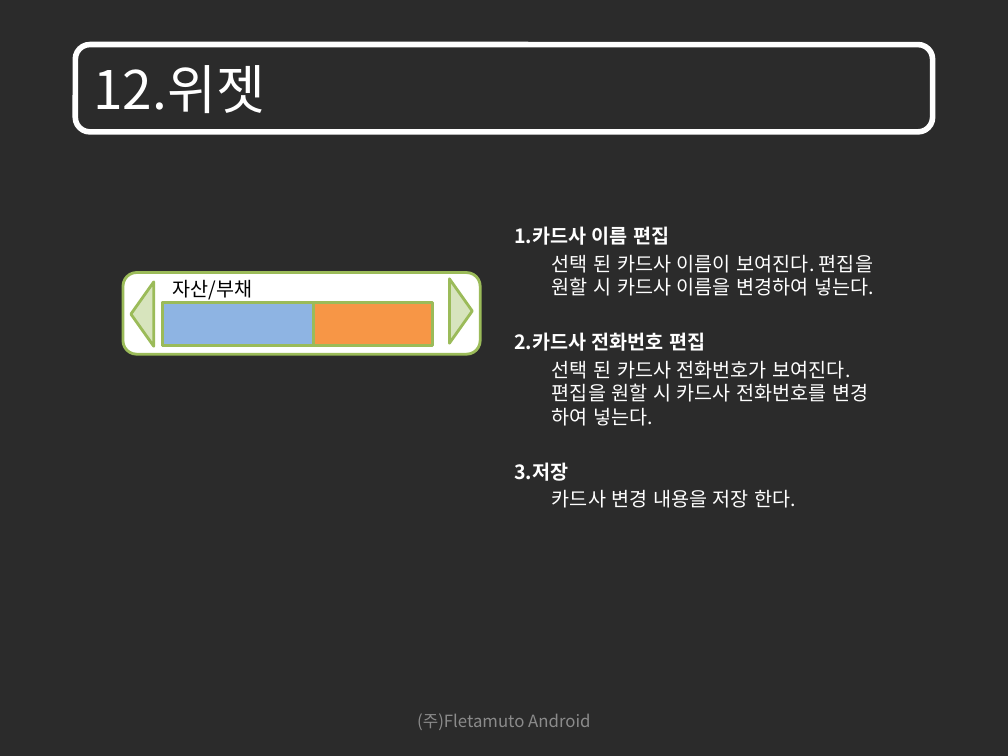
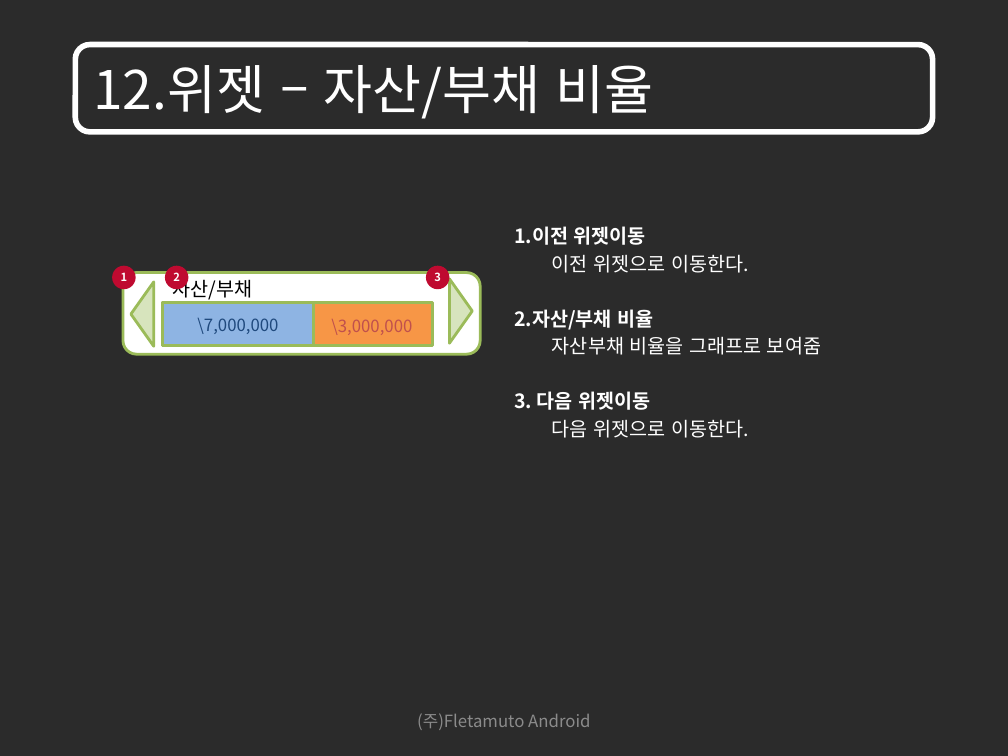
Before and after one commit to limjunghoon/fmfinance, a slide deck: slide 101 of trunk/DOC/GUI/GUI_Guide_For_Investment_Techniques_SW_101008_V1.2.pptx (slide 99 before the commit). Drawn at 1008x756 pixels with LibreOffice and Linux fonts; fonts in the diff are those of the drawing; background and template pictures are left out; a plain dark background stands for a picture behind light text. Boxes give left, top, right and bottom in pixels: in the first picture for what was removed or moved away, otherwise in the second. Text is boxed around its words. In the diff, an @@ line names an element or a change of style, - is before the commit and + after.

```diff
--- a/trunk/DOC/GUI/GUI_Guide_For_Investment_Techniques_SW_101008_V1.2.pptx
+++ b/trunk/DOC/GUI/GUI_Guide_For_Investment_Techniques_SW_101008_V1.2.pptx
@@ title at (93,65,653,119): text changed @@
-12.위젯
+12.위젯 – 자산/부채 비율
@@ text at (514,226,821,438): text changed @@
-1.카드사 이름 편집
-선택 된 카드사 이름이 보여진다. 편집을 원할 시 카드사 이름을 변경하여 넣는다.
-2.카드사 전화번호 편집
-선택 된 카드사 전화번호가 보여진다. 편집을 원할 시 카드사 전화번호를 변경 하여 넣는다.
-3.저장
-카드사 변경 내용을 저장 한다.
+1.이전 위젯이동
+이전 위젯으로 이동한다.
+2.자산/부채 비율
+자산부채 비율을 그래프로 보여줌
+3. 다음 위젯이동
+다음 위젯으로 이동한다.
@@ ellipse added at (112,266,135,289), fill #BF0A30, 8 pt, text #FFFFFF, bold @@
+1
@@ ellipse added at (165,266,188,289), fill #BF0A30, 8 pt, text #FFFFFF, bold @@
+2
@@ ellipse added at (426,266,450,289), fill #BF0A30, 8 pt, text #FFFFFF, bold @@
+3
@@ text in rectangle at (197,318,278,334): text added @@
+\7,000,000
@@ text added at (331,319,412,335), 12 pt, text #C0504D @@
+\3,000,000
```
Also in this commit, not shown: 7 other slides changed, 2 slides added.
